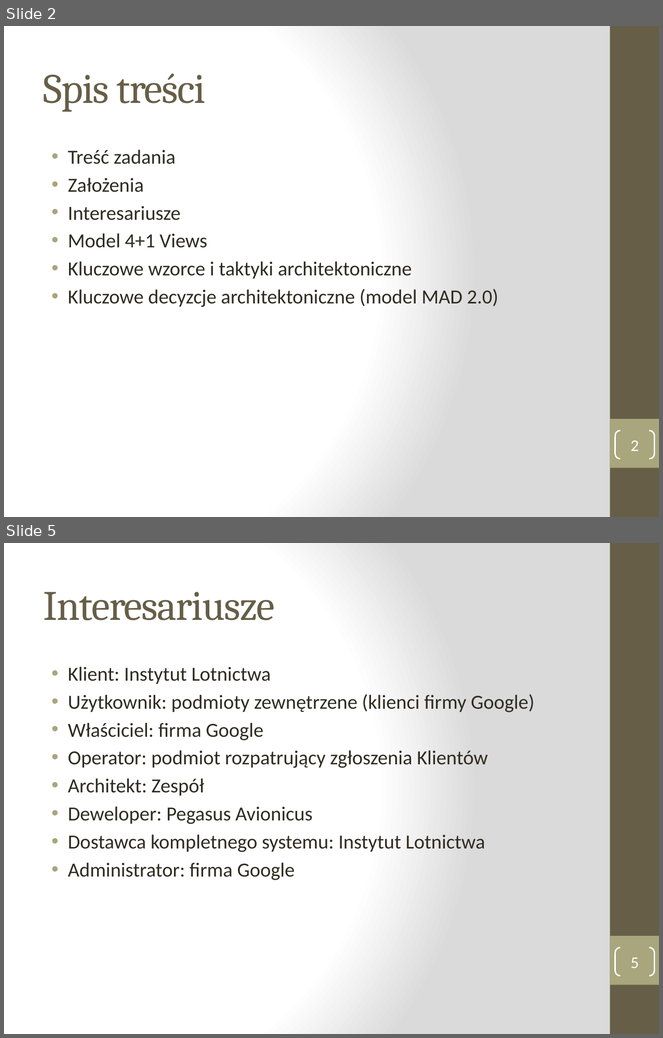
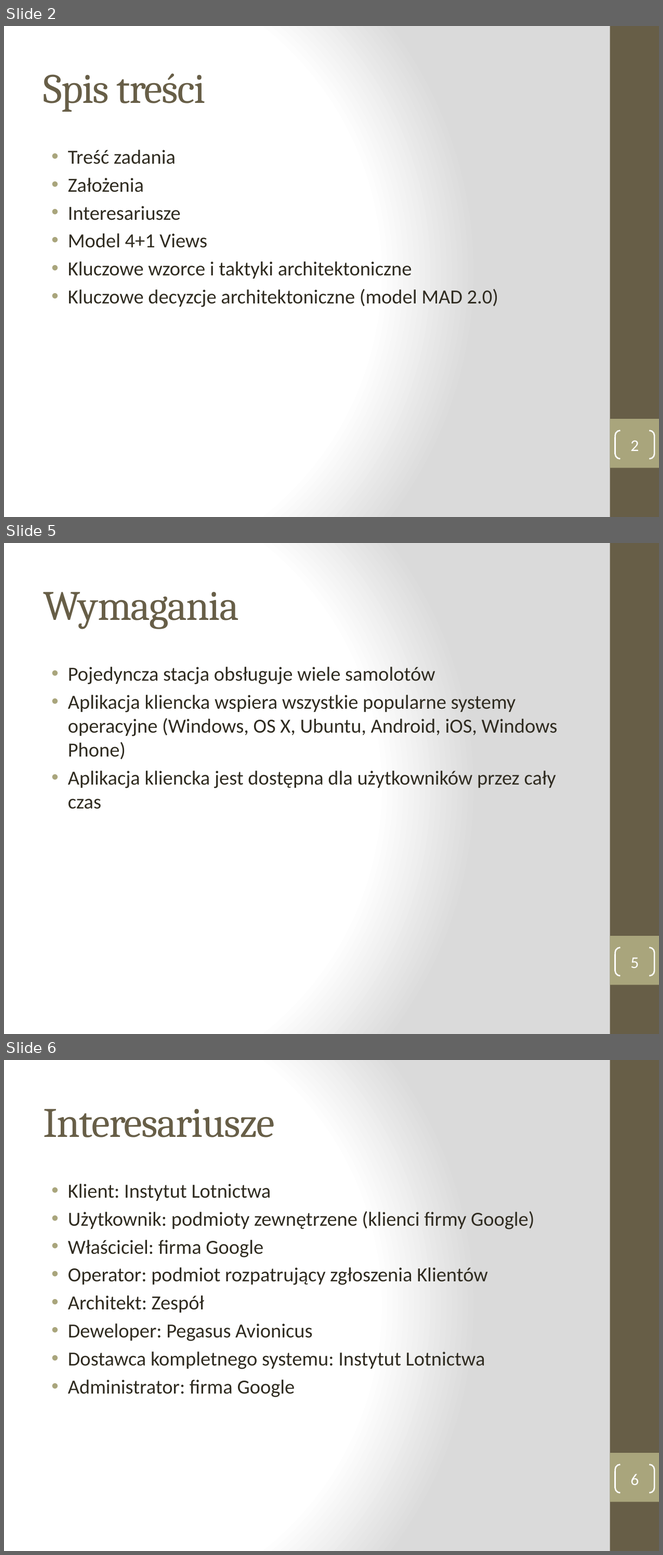
Before and after one commit to manisero/SemesterX, a slide deck: AIS/projekt/etap1/etap1.pptx. Shown one above the other, each under a label of ours: slides 2 and 5 before the commit, slides 2, 5 and 6 after it; the slides between them are not shown. The pictures are 663x1038 and 663x1555 pixels, drawn with LibreOffice and Linux fonts; fonts in the diff are those of the drawing. Boxes give left, top, right and bottom in pixels: in the first picture for what was removed or moved away, otherwise in the second. Text is boxed around its words. In the diff, an @@ line names an element or a change of style, - is before the commit and + after.

```diff
--- a/AIS/projekt/etap1/etap1.pptx
+++ b/AIS/projekt/etap1/etap1.pptx
@@ slide 5 added at bbox=[4, 543, 659, 1034], background gradient #FFFFFF to #DADADA; not listed: 2 template elements that a slide beside it also shows @@
@@ title added at bbox=[44, 592, 239, 629], 46 pt, text #675E47 @@
+Wymagania
@@ text added at bbox=[68, 667, 558, 809], 22 pt, text #2F2B20 @@
+• Pojedyncza stacja obsługuje wiele samolotów
+• Aplikacja kliencka wspiera wszystkie popularne systemy operacyjne (Windows, OS X, Ubuntu, Android, iOS, Windows Phone)
+• Aplikacja kliencka jest dostępna dla użytkowników przez cały czas
@@ page number added at bbox=[616, 948, 655, 976], outline #FFFFFF 1.5 pt, 18 pt, text #FFFFFF @@
+5
@@ what was slide 5 is now slide 6 @@
@@ page number at bbox=[631, 1474, 639, 1485]: text changed @@
-5
+6
```
Also in this commit, not shown: 6 slides changed, 1 other slide added, 1 other file.
